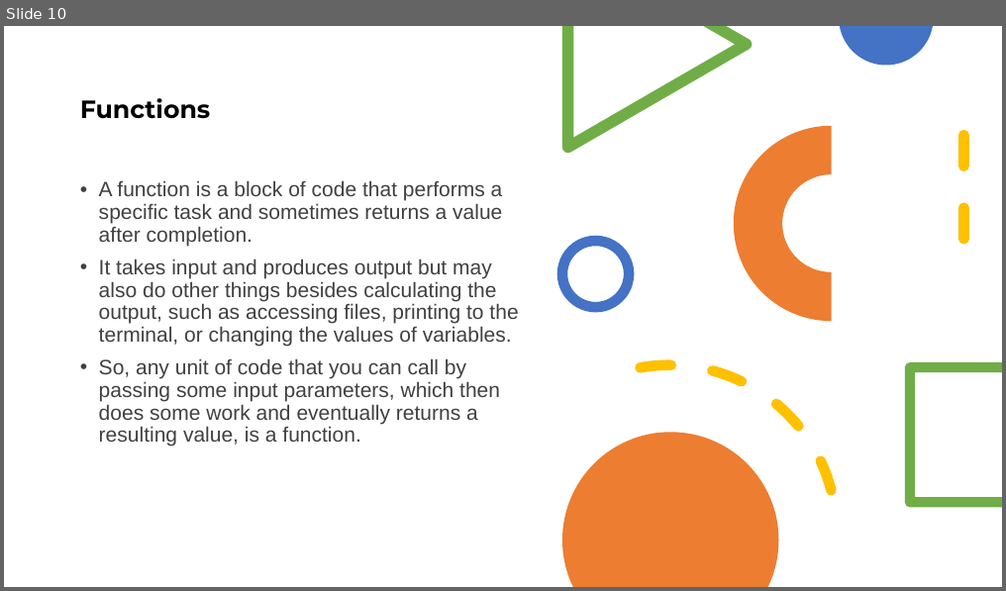
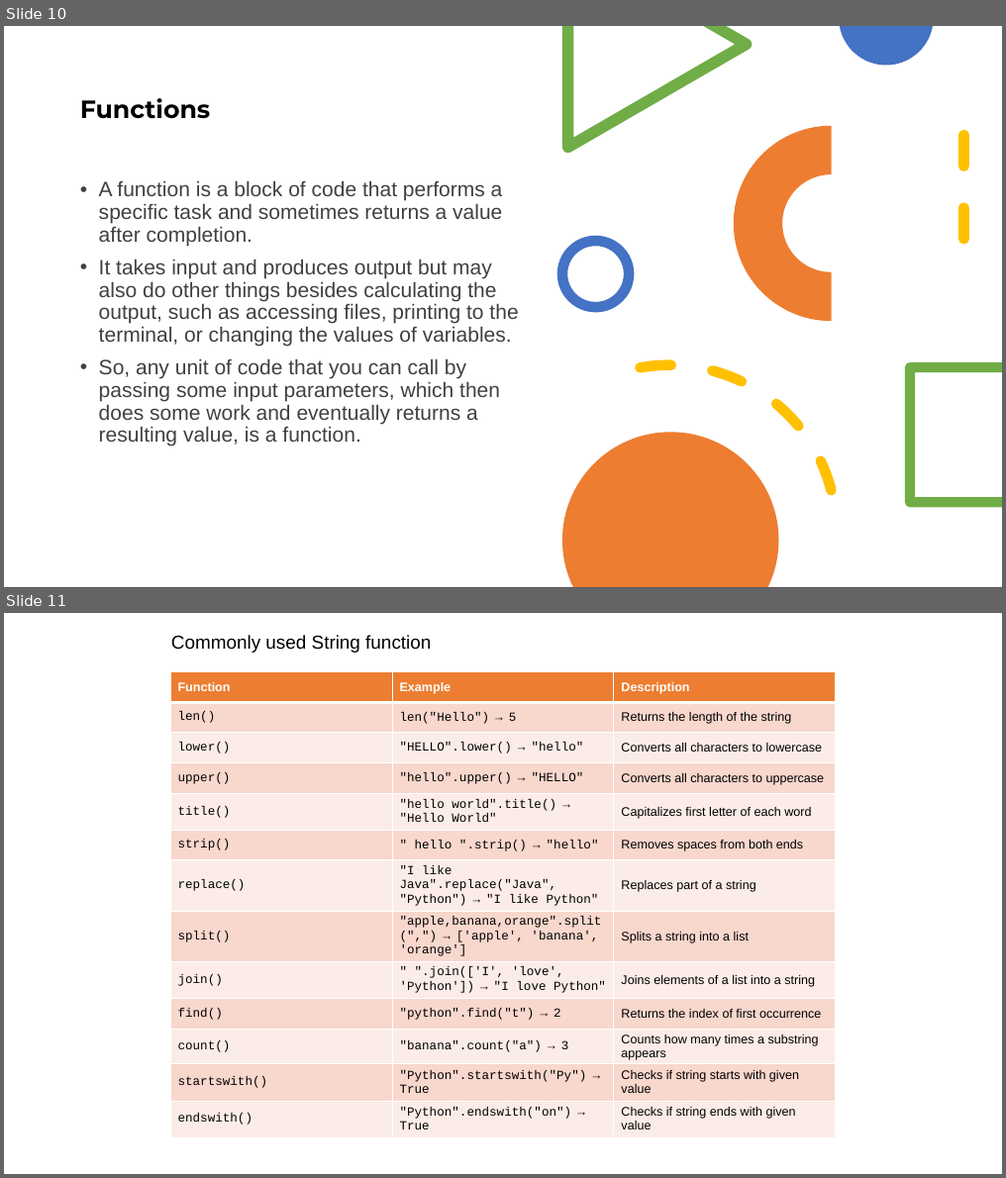
Before and after one commit to Mn-Nisar/Kannur_university_workshop, a slide deck: Python Masterclass.pptx. Shown one above the other, each under a label of ours: slide 10 before the commit, slides 10 and 11 after it. The pictures are 1006x591 and 1006x1178 pixels, drawn with LibreOffice and Linux fonts; fonts in the diff are those of the drawing. Boxes give left, top, right and bottom in pixels: in the first picture for what was removed or moved away, otherwise in the second. Text is boxed around its words. In the diff, an @@ line names an element or a change of style, - is before the commit and + after.

```diff
--- a/Python Masterclass.pptx
+++ b/Python Masterclass.pptx
@@ slide 11 added at (x1=4, y1=613, x2=1002, y2=1174), background #FFFFFF @@
@@ title added at (x1=171, y1=635, x2=431, y2=653), 18 pt, text #000000 @@
+Commonly used String function
@@ table added at (x1=170, y1=672, x2=835, y2=1161), 13 rows, 3 columns @@
+Function | Example | Description
+len() | len("Hello") → 5 | Returns the length of the string
+lower() | "HELLO".lower() → "hello" | Converts all characters to lowercase
+upper() | "hello".upper() → "HELLO" | Converts all characters to uppercase
+title() | "hello world".title() → "Hello World" | Capitalizes first letter of each word
+strip() | " hello ".strip() → "hello" | Removes spaces from both ends
+replace() | "I like Java".replace("Java", "Python") → "I like Python" | Replaces part of a string
+split() | "apple,banana,orange".split(",") → ['apple', 'banana', 'orange'] | Splits a string into a list
+join() | " ".join(['I', 'love', 'Python']) → "I love Python" | Joins elements of a list into a string
+find() | "python".find("t") → 2 | Returns the index of first occurrence
+count() | "banana".count("a") → 3 | Counts how many times a substring appears
+startswith() | "Python".startswith("Py") → True | Checks if string starts with given value
+endswith() | "Python".endswith("on") → True | Checks if string ends with given value
```
Also in this commit, not shown: 4 slides changed, 1 other slide added, 13 other files.
